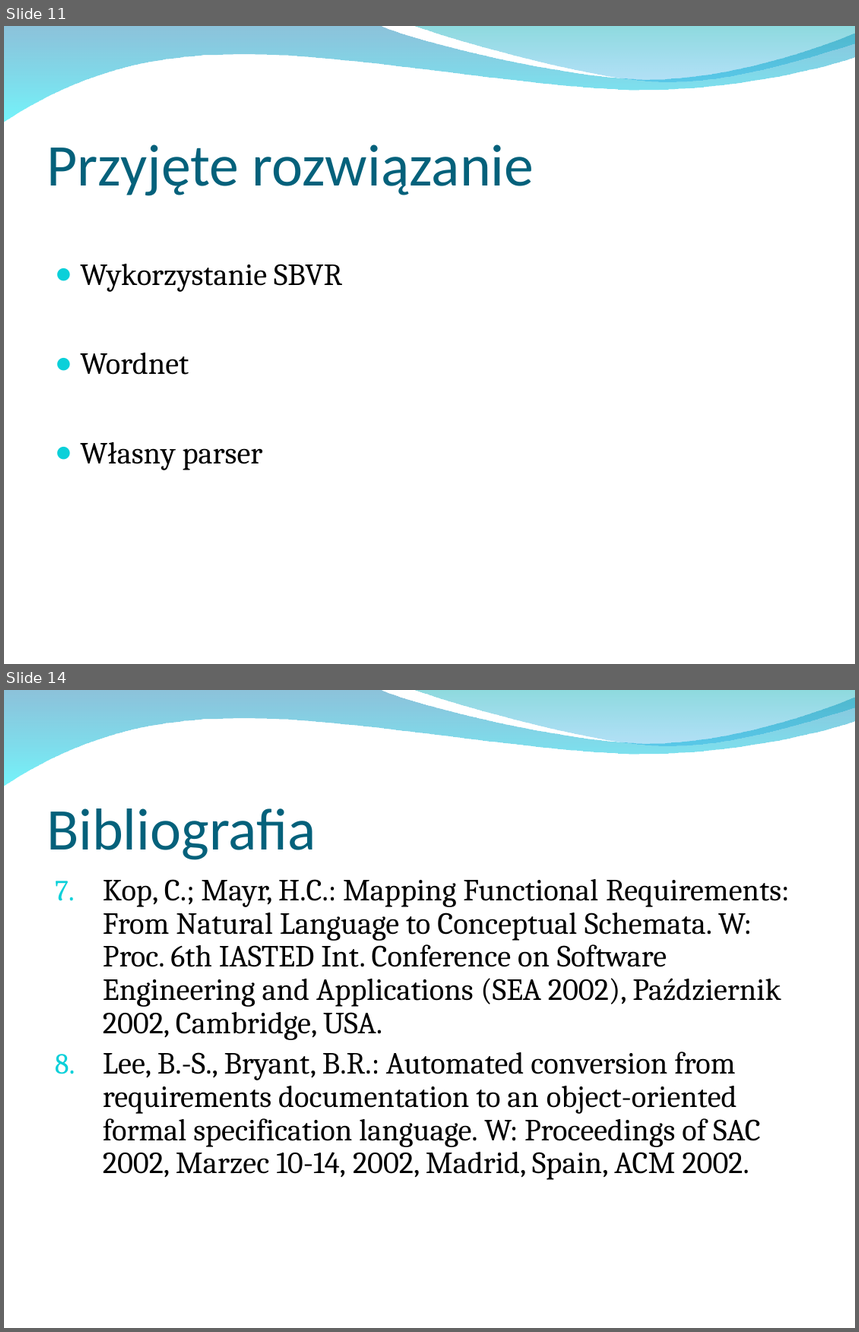
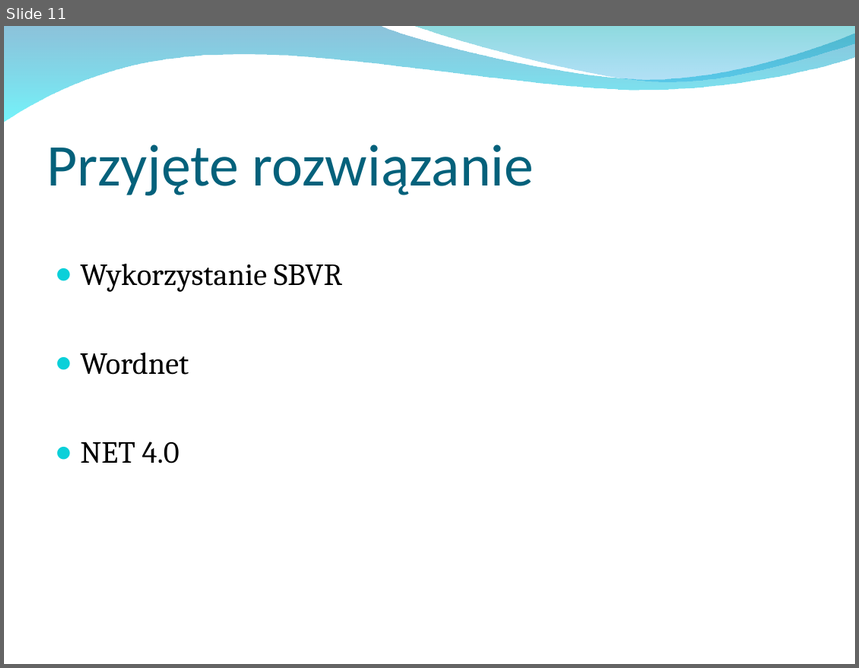
Before and after one commit to ges0/mgr, a slide deck: prezentacje/Seminarium1.ppt. Shown one above the other, each under a label of ours: slides 11 and 14 before the commit, slide 11 after it; the slides between them are not shown. The pictures are 859x1332 and 859x668 pixels, drawn with LibreOffice and Linux fonts; fonts in the diff are those of the drawing; background and template pictures are left out. Boxes give left, top, right and bottom in pixels: in the first picture for what was removed or moved away, otherwise in the second. Text is boxed around its words. In the diff, an @@ line names an element or a change of style, - is before the commit and + after.

```diff
--- a/prezentacje/Seminarium1.ppt
+++ b/prezentacje/Seminarium1.ppt
@@ slide 14 removed at bbox=[4, 690, 855, 1328], background picture (left out); not listed: 2 template elements that a slide beside it also shows @@
@@ title removed at bbox=[47, 809, 316, 860] @@
-Bibliografia
@@ text removed at bbox=[103, 879, 790, 1180] @@
-7. Kop, C.; Mayr, H.C.: Mapping Functional Requirements: From Natural Language to Conceptual Schemata. W: Proc. 6th IASTED Int. Conference on Software Engineering and Applications (SEA 2002), Październik 2002, Cambridge, USA.
-8. Lee, B.-S., Bryant, B.R.: Automated conversion from requirements documentation to an object-oriented formal specification language. W: Proceedings of SAC 2002, Marzec 10-14, 2002, Madrid, Spain, ACM 2002.
@@ slide 11 changed as well @@
@@ text at bbox=[80, 442, 180, 464]: text changed @@
-● Własny parser
+● NET 4.0
```
Also in this commit, not shown: 6 other slides changed, 1 slide added, 2 other slides removed.
